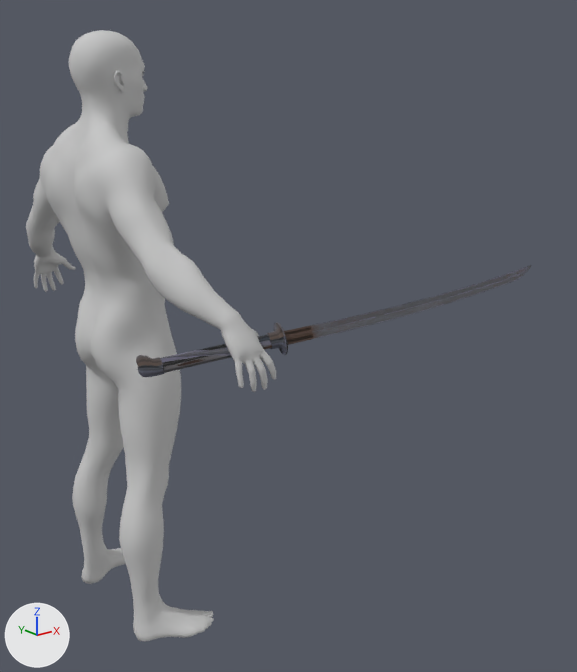
Renders of the FBX model Character/Animation/ZWM/Attack/Weapon_1/Weapon_1_Attack_1/RootAnim_Weapon_1_Attack_1.FBX from each side of a commit.
The view is the same before and after, from a 50 mm lens placed at (-1.08, -2.13, 1.66), pointed at (0.52, -0.13, 0.86). Every picture has the same lights, and +X, +Y and +Z are marked at lower left. Where no turn or scale is listed for an object, it has been applied to the vertices.

The first picture shows 'Male_Body', 'Male_Foot', 'Male_Hand', 'Male_Head', 'Male_Leg', 'Object021'.
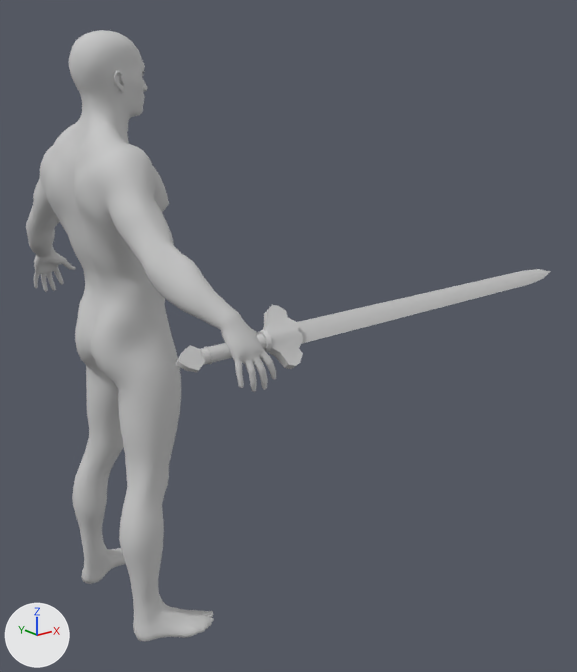
Changed parts and their boxes (x1, y1, x2, y2) in the pictures (577 x 672 px):
'Mesh_Weapon_1_2', added: after (175, 269, 551, 372)
'Object021', deleted: before (136, 265, 532, 377)

The change in detail:
Material '_jianMaterial__30' (mat_jianmaterial__30) is new.
Its base color is (0.588, 0.588, 0.588) (light grey #cacaca).
Its roughness is 0.859.
Mesh me_mesh_007_1 is new.
It has 123 vertices, 212 faces and spans x -0.297..0.982, y -0.119..0.062, z -0.076..0.076.
It uses material mat_jianmaterial__30 (light grey #cacaca).
Object 'Object021' (ob_object021) is deleted.
Object 'Mesh_Weapon_1_2' (ob_mesh_weapon_1_2) is new; it shows me_mesh_007_1.
Its location is (0.122, -0.609, 1.053).
